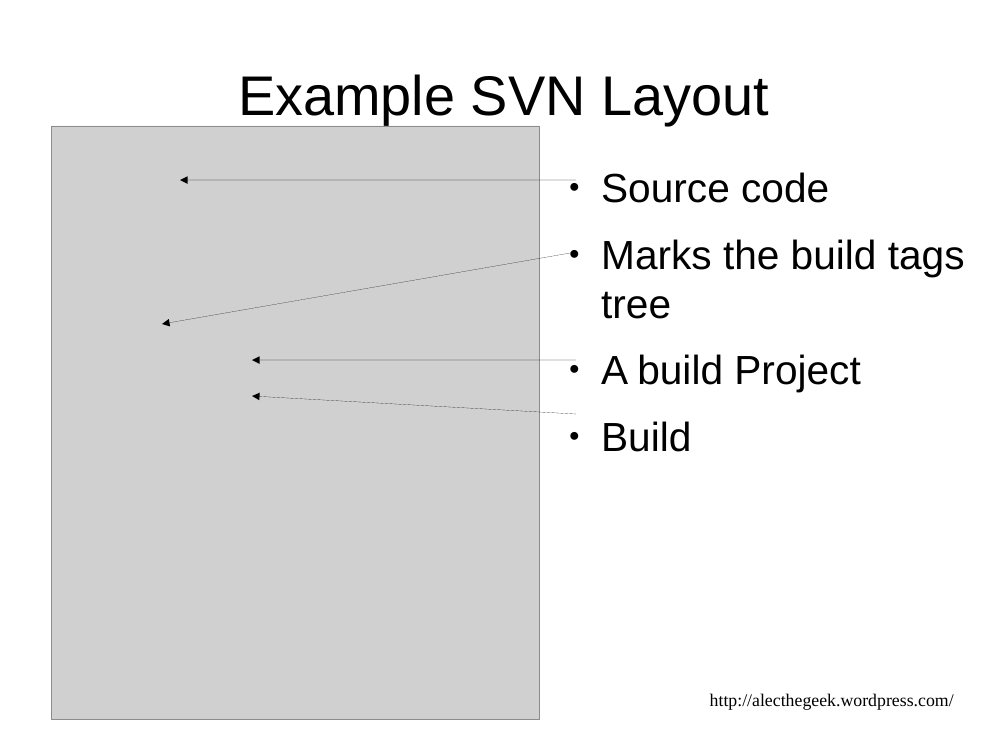
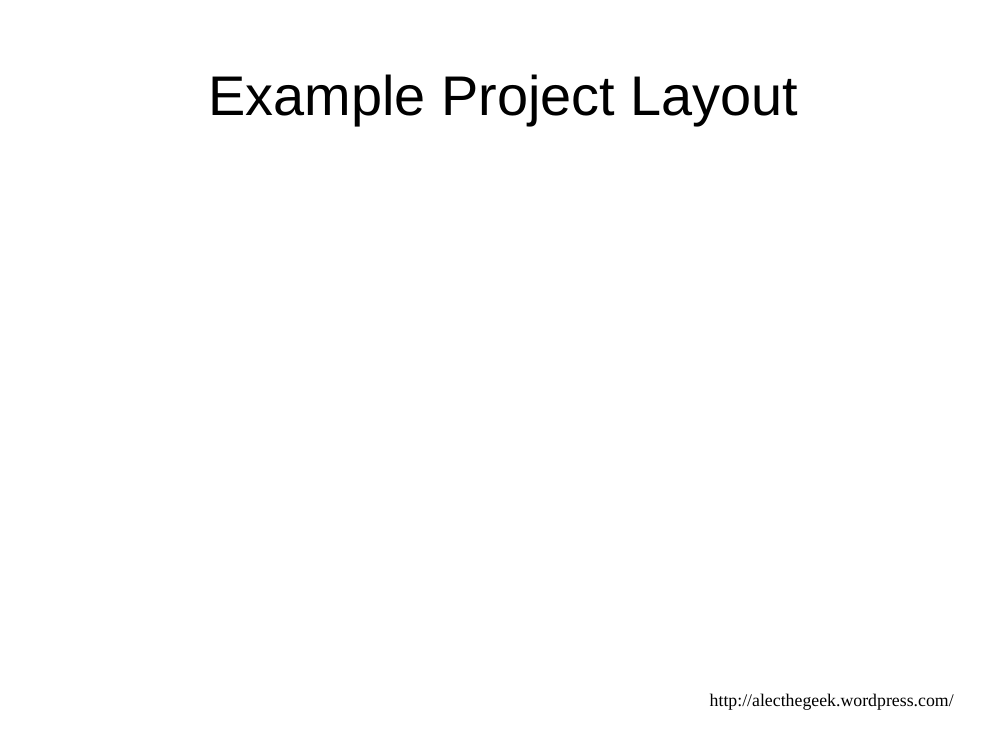
Before and after one commit to alecthegeek/gitbuilding, a slide deck: slide 22 of DevOpsDownUnderPresentation.odp (slide 18 before the commit). Drawn at 1008x756 pixels with LibreOffice and Linux fonts; fonts in the diff are those of the drawing; grey boxes stand for pictures. Boxes give left, top, right and bottom in pixels: in the first picture for what was removed or moved away, otherwise in the second. Text is boxed around its words. In the diff, an @@ line names an element or a change of style, - is before the commit and + after.

```diff
--- a/DevOpsDownUnderPresentation.odp
+++ b/DevOpsDownUnderPresentation.odp
@@ title at [209, 74, 799, 125]: text changed @@
-Example SVN Layout
+Example Project Layout
@@ picture removed at [52, 126, 541, 721] @@
@@ text removed at [601, 172, 965, 452] @@
-● Source code
-● Marks the build tags tree
-● A build Project
-● Build
@@ arrow removed from (576, 180) to (180, 180) @@
@@ arrow removed from (576, 252) to (162, 324) @@
@@ arrow removed from (576, 360) to (252, 360) @@
@@ arrow removed from (576, 414) to (252, 396) @@
```
Also in this commit, not shown: 16 other slides changed, 4 slides added.
